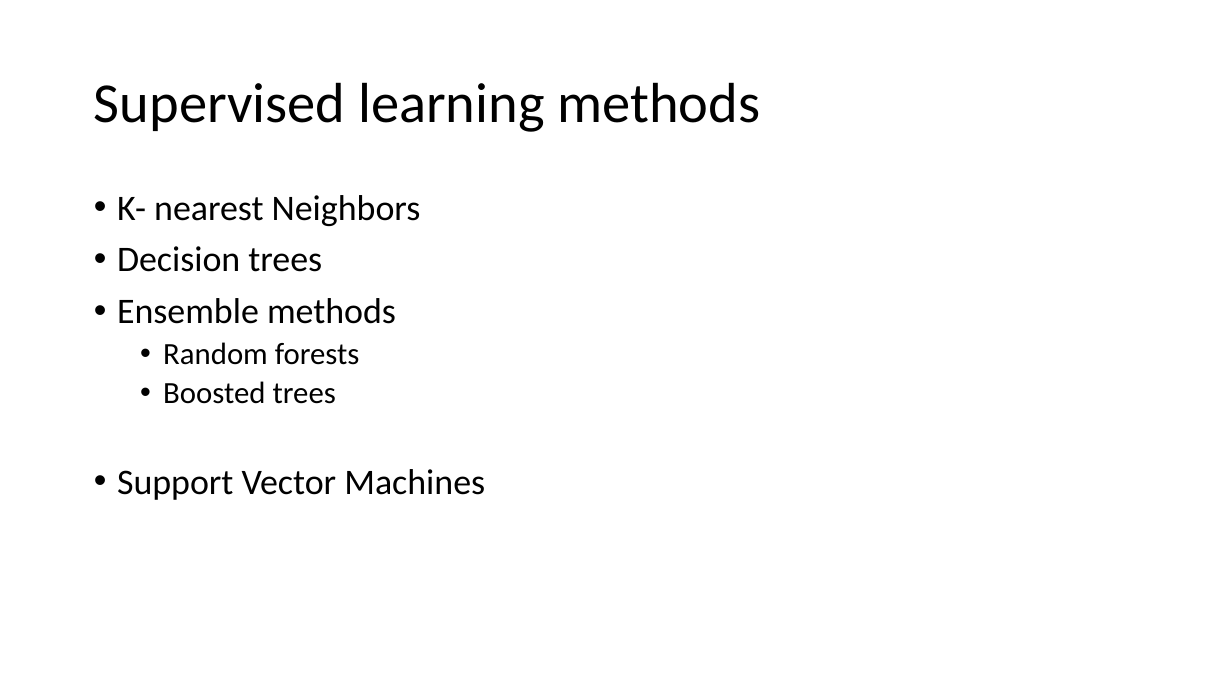
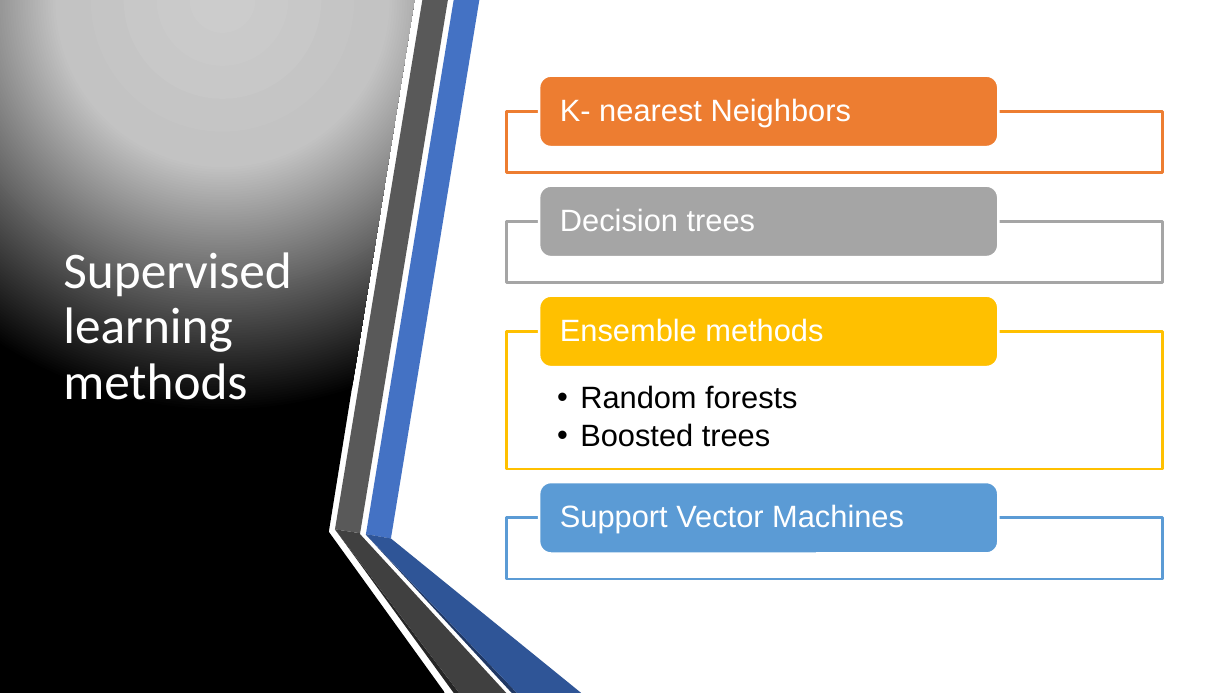
Before and after one commit to ggerlach1/BIOF085, a slide deck: slide 24 of workshop_documents/ML_slides.pptx. Drawn at 1232x693 pixels with LibreOffice and Linux fonts; fonts in the diff are those of the drawing. Boxes give left, top, right and bottom in pixels: in the first picture for what was removed or moved away, otherwise in the second. Text is boxed around its words. In the diff, an @@ line names an element or a change of style, - is before the commit and + after.

```diff
--- a/workshop_documents/ML_slides.pptx
+++ b/workshop_documents/ML_slides.pptx
@@ freeform shape added at box(0, 0, 445, 693), fill gradient #CCCCCC to #C4C4C4 to #000000 @@
@@ title "Supervised learning methods": place and size @@
-title "Supervised learning methods" at box(94, 82, 760, 132)
+title "Supervised learning methods" at box(63, 252, 292, 400)
@@ title "Supervised learning methods" at box(63, 252, 292, 400): size 44 to 40 pt, text colour #000000 to #FFFFFF @@
@@ text removed at box(117, 195, 485, 500) @@
-• K- nearest Neighbors
-• Decision trees
-• Ensemble methods
-  • Random forests
-  • Boosted trees
-• Support Vector Machines
@@ group added at box(506, 76, 1163, 579): 5 texts, 4 rectangles, 4 rounded rectangles @@
+K- nearest Neighbors
+Decision trees
+  • Random forests
+  • Boosted trees
+Ensemble methods
+Support Vector Machines
@@ group added at box(335, 0, 581, 693): 6 freeform shapes @@
```
Also in this commit, not shown: 11 other slides changed, 42 other files.
